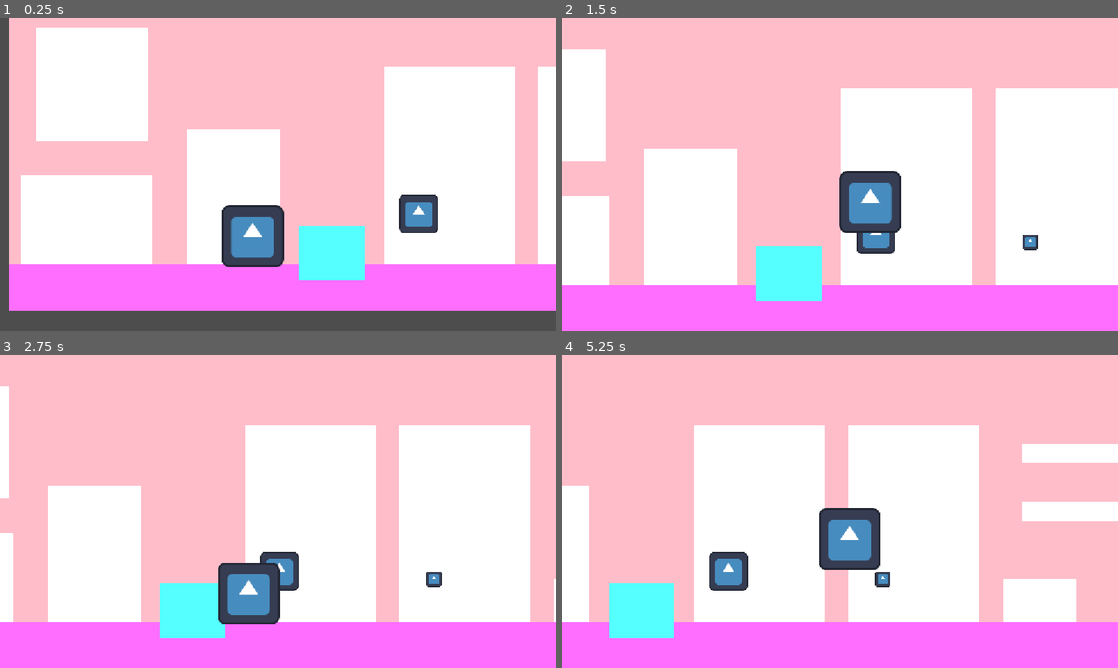
Above: before the commit, frames 1-4 (two rows, left to right).
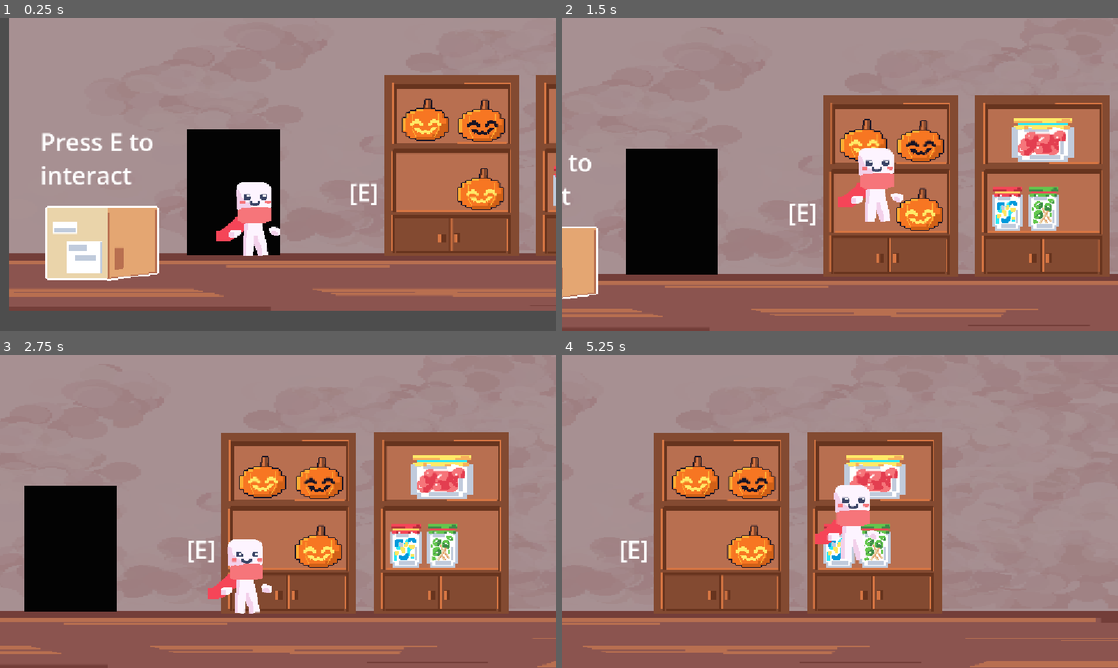
Above: after the commit, the same moments.

Repository: YueqingC/MyCandiesAreGone
Game: Godot game, scene res://Scenes/StorageRoom.tscn
Same seed, same stepped clock (60 frames per second), same inputs: the game is played once before the commit and once after it. The engine's default icon, where the game draws it, is replaced by a stand-in: a white triangle on a blue panel in a dark square.
Inputs:
- Up to frame 1 (0.25 s): no input
- Up to frame 2 (1.5 s): tap E (interact) at 0.5, 0.6, 1.25, 1.35 s; hold Right (ui_right) from 0.53 s (still down); tap Enter (ui_accept) at 0.77 s
- Up to frame 3 (2.75 s): tap Enter (ui_accept) at 1.52 s; tap E (interact) at 2, 2.1 s; release Right (ui_right) at 2.03 s; hold Left (ui_left) from 2.03 s (still down)
- Up to frame 4 (5.25 s): tap E (interact) at 2.75, 2.85, 3.5, 3.6, 4.25, 4.35, 5.1 s; release Left (ui_left) at 2.78 s; hold Right (ui_right) 2.78-4.28 s; tap Enter (ui_accept) at 3.02, 3.77, 4.52 s; hold Left (ui_left) 4.28-5.03 s; hold Right (ui_right) from 5.03 s (still down)

The runs differ from the first frame. In frame 1, 91% of the frame differs, in the area x 1-100%, y 0-94%; in frame 2, 99%; in frame 3, 99%; in frame 4, 99%, in the area x 0-100%, y 0-100%.

Commit message:
yeee

Diff:
--- a/Scenes/StorageRoom.tscn
+++ b/Scenes/StorageRoom.tscn
@@ -2,135 +2,154 @@
 
 [ext_resource type="Texture2D" uid="uid://bd8e5wee8p87x" path="res://icon.svg" id="1_drf7g"]
 [ext_resource type="PackedScene" uid="uid://dbuv8br12d7te" path="res://character/Player.tscn" id="1_p852c"]
+[ext_resource type="Texture2D" uid="uid://cqcvo2qchbo0g" path="res://Assets/canva.png" id="1_q4y2d"]
+[ext_resource type="Texture2D" uid="uid://chxr80fpabdvh" path="res://Assets/Shielf2.png" id="2_ee5gi"]
+[ext_resource type="Texture2D" uid="uid://dc7cn4hql23xu" path="res://Assets/floor.png" id="2_lx3sa"]
+[ext_resource type="Texture2D" uid="uid://csin1l3qxo3ok" path="res://Assets/Pumpkinhalf 3.png" id="2_n07il"]
 [ext_resource type="Script" uid="uid://d2ba13rlpf1aw" path="res://Scenes/pickup_item.gd" id="2_y6nyw"]
+[ext_resource type="Texture2D" uid="uid://ccmsuhrhydym0" path="res://Assets/Pumpkin.png" id="4_0cmbl"]
+[ext_resource type="Texture2D" uid="uid://dfix01m3l52b" path="res://Assets/Pumpkinhalf 2.png" id="4_oo63v"]
+[ext_resource type="Texture2D" uid="uid://c4ek1lpf0y7kw" path="res://Assets/Jar.png" id="7_oo63v"]
+[ext_resource type="Texture2D" uid="uid://dqlkvqd5css1p" path="res://Assets/Box.png" id="7_p6sd5"]
+[ext_resource type="Texture2D" uid="uid://cfog4kcu15lh" path="res://Assets/Flag.png" id="8_lx3sa"]
+[ext_resource type="AudioStream" uid="uid://kdlxx31xthd0" path="res://Assets/sounds/musicStorage.wav" id="13_ysxcl"]
 
 [sub_resource type="RectangleShape2D" id="RectangleShape2D_tq0bp"]
-size = Vector2(2317, 97)
+size = Vector2(2325, 121)
 
 [node name="StorageRoom" type="Node2D" unique_id=1394655108]
 
-[node name="ColorRect" type="ColorRect" parent="." unique_id=1381862715]
+[node name="ColorRect" type="TextureRect" parent="." unique_id=948997405]
 offset_right = 2312.0
 offset_bottom = 648.0
-color = Color(1, 0.7411765, 0.7921569, 1)
-
-[node name="Shelf_Door_Window" type="Node2D" parent="." unique_id=579516447]
-
-[node name="ColorRect2" type="ColorRect" parent="Shelf_Door_Window" unique_id=1812984462]
-offset_left = 1096.0
-offset_top = 144.0
-offset_right = 1368.0
-offset_bottom = 552.0
-
-[node name="ColorRect" type="ColorRect" parent="Shelf_Door_Window" unique_id=267471337]
-offset_left = 776.0
-offset_top = 144.0
-offset_right = 1048.0
-offset_bottom = 552.0
-
-[node name="ColorRect" type="ColorRect" parent="Shelf_Door_Window/ColorRect" unique_id=1603087335]
-layout_mode = 0
-offset_left = -752.0
-offset_top = 224.0
-offset_right = -480.0
-offset_bottom = 408.0
-
-[node name="ColorRect3" type="ColorRect" parent="Shelf_Door_Window" unique_id=444741260]
+scale = Vector2(1.0034894, 0.59648293)
+texture = ExtResource("1_q4y2d")
+
+[node name="ColorRect3" type="ColorRect" parent="." unique_id=444741260]
 offset_left = 368.0
 offset_top = 272.0
 offset_right = 560.0
 offset_bottom = 552.0
-
-[node name="ColorRect4" type="ColorRect" parent="Shelf_Door_Window" unique_id=1218544215]
-offset_left = 56.0
-offset_top = 64.0
-offset_right = 288.0
-offset_bottom = 296.0
+color = Color(0.012617188, 0.012617188, 0.012617188, 1)
+
+[node name="Floor" type="StaticBody2D" parent="." unique_id=391518173]
+
+[node name="CollisionShape2D" type="CollisionShape2D" parent="Floor" unique_id=1408192822]
+position = Vector2(1157.5, 588.5)
+shape = SubResource("RectangleShape2D_tq0bp")
+
+[node name="TextureRect" type="TextureRect" parent="Floor" unique_id=313561847]
+offset_right = 2320.0
+offset_bottom = 648.0
+texture = ExtResource("2_lx3sa")
+expand_mode = 1
+
+[node name="Shelf_Door_Window" type="Node2D" parent="." unique_id=579516447]
+
+[node name="ColorRect2" type="TextureRect" parent="Shelf_Door_Window" unique_id=331866279]
+offset_left = 1088.0
+offset_top = 160.0
+offset_right = 1376.0
+offset_bottom = 536.0
+texture = ExtResource("2_ee5gi")
+expand_mode = 1
+stretch_mode = 5
+
+[node name="ColorRect" type="TextureRect" parent="Shelf_Door_Window" unique_id=982623192]
+offset_left = 776.0
+offset_top = 152.0
+offset_right = 1056.0
+offset_bottom = 544.0
+texture = ExtResource("2_n07il")
+expand_mode = 1
+stretch_mode = 5
+
+[node name="ColorRect4" type="RichTextLabel" parent="Shelf_Door_Window" unique_id=1677068270]
+offset_left = 64.0
+offset_top = 264.0
+offset_right = 320.0
+offset_bottom = 496.0
+theme_override_font_sizes/normal_font_size = 50
+text = "Press E to interact"
 
 [node name="ColorRect5" type="ColorRect" parent="Shelf_Door_Window" unique_id=907170539]
+visible = false
 offset_left = 1416.0
 offset_top = 464.0
 offset_right = 1568.0
 offset_bottom = 552.0
 
-[node name="ColorRect6" type="ColorRect" parent="Shelf_Door_Window" unique_id=789400754]
-offset_left = 1456.0
-offset_top = 184.0
-offset_right = 1832.0
-offset_bottom = 224.0
-
-[node name="ColorRect7" type="ColorRect" parent="Shelf_Door_Window" unique_id=1919507962]
-offset_left = 1456.0
-offset_top = 304.0
-offset_right = 1832.0
-offset_bottom = 344.0
-
-[node name="ColorRect7" type="ColorRect" parent="Shelf_Door_Window/ColorRect7" unique_id=869723391]
-layout_mode = 0
-offset_left = 408.0
-offset_top = -120.0
-offset_right = 682.8415
-offset_bottom = -80.0
-rotation = 1.5707964
-
-[node name="ColorRect7" type="ColorRect" parent="Shelf_Door_Window/ColorRect7/ColorRect7" unique_id=682389376]
-layout_mode = 0
-offset_left = 272.0
-offset_top = -120.0
-offset_right = 398.30515
-offset_bottom = -80.0
-rotation = 1.5707964
-
-[node name="Floor" type="StaticBody2D" parent="." unique_id=391518173]
-
-[node name="ColorRect" type="ColorRect" parent="Floor" unique_id=128710256]
-offset_top = 552.0
-offset_right = 2320.0
-offset_bottom = 648.0
-color = Color(1, 0.43137255, 1, 1)
-
-[node name="CollisionShape2D" type="CollisionShape2D" parent="Floor" unique_id=1408192822]
-position = Vector2(1153.5, 600.5)
-shape = SubResource("RectangleShape2D_tq0bp")
-
-[node name="boxes" type="Node2D" parent="." unique_id=762352950]
-
-[node name="ColorRect" type="ColorRect" parent="boxes" unique_id=132290925]
-offset_left = 600.0
-offset_top = 472.0
-offset_right = 736.0
-offset_bottom = 585.0
-color = Color(0.33333334, 1, 1, 1)
+[node name="pumpkinHint" type="TextureRect" parent="." unique_id=1560412012]
+offset_left = 808.0
+offset_top = 344.0
+offset_right = 917.0
+offset_bottom = 444.0
+texture = ExtResource("4_oo63v")
+expand_mode = 1
+stretch_mode = 4
+
+[node name="flagsHint" type="Sprite2D" parent="." unique_id=1223366220]
+modulate = Color(4.4366417, 4.4366417, 4.4366417, 0.4862745)
+position = Vector2(2096, 119.999985)
+scale = Vector2(0.824, 0.576)
+texture = ExtResource("8_lx3sa")
+
+[node name="candyJarHint" type="TextureRect" parent="." unique_id=1444834000]
+modulate = Color(1.2851664, 1.803205, 1.5061961, 0.46666667)
+texture_filter = 1
+offset_left = 1272.0
+offset_top = 352.0
+offset_right = 1400.0
+offset_bottom = 532.0
+scale = Vector2(0.54650724, 0.510398)
+texture = ExtResource("7_oo63v")
 
 [node name="Items" type="Node2D" parent="." unique_id=358770358]
 
 [node name="pumpkin" type="Sprite2D" parent="Items" unique_id=1477894307]
-position = Vector2(848, 447.99997)
-scale = Vector2(0.625, 0.625)
-texture = ExtResource("1_drf7g")
+position = Vector2(184.00006, 504)
+scale = Vector2(0.5546878, 0.55232567)
+texture = ExtResource("4_0cmbl")
 script = ExtResource("2_y6nyw")
 
 [node name="lamp" type="Sprite2D" parent="Items" unique_id=724769437]
+visible = false
 position = Vector2(1920, 392)
 scale = Vector2(0.390625, 0.390625)
 texture = ExtResource("1_drf7g")
 
 [node name="candyJar" type="Sprite2D" parent="Items" unique_id=1482802397]
-position = Vector2(1168, 464.00003)
-scale = Vector2(0.24414063, 0.24414063)
-texture = ExtResource("1_drf7g")
+texture_filter = 1
+position = Vector2(257, 508)
+scale = Vector2(0.54650724, 0.510398)
+texture = ExtResource("7_oo63v")
 
 [node name="flags" type="Sprite2D" parent="Items" unique_id=2076190542]
-position = Vector2(2152, 384)
-scale = Vector2(0.5762931, 0.57629395)
-texture = ExtResource("1_drf7g")
+position = Vector2(165.99998, 497)
+scale = Vector2(0.22529468, 0.168147)
+texture = ExtResource("8_lx3sa")
+
+[node name="boxes" type="Node2D" parent="." unique_id=762352950]
+
+[node name="ColorRect" type="TextureRect" parent="boxes" unique_id=1644637814]
+offset_left = 72.0
+offset_top = 432.0
+offset_right = 312.0
+offset_bottom = 586.0
+texture = ExtResource("7_p6sd5")
+expand_mode = 1
+stretch_mode = 5
 
 [node name="SnapPoints" type="Node2D" parent="." unique_id=1310852148]
 position = Vector2(848, 447.99997)
 scale = Vector2(0.625, 0.625)
 
 [node name="pumpkin_spot" type="Marker2D" parent="SnapPoints" unique_id=462807544]
-position = Vector2(0, 12.800049)
+position = Vector2(25.599998, -89.599945)
+scale = Vector2(1.5999999, 1.5999999)
+
+[node name="pumpkin_interact_spot" type="Marker2D" parent="SnapPoints" unique_id=597000558]
+position = Vector2(9.599998, 70.40005)
 scale = Vector2(1.5999999, 1.5999999)
 
 [node name="lamp_spot" type="Marker2D" parent="SnapPoints" unique_id=577406238]
@@ -138,15 +157,19 @@
 scale = Vector2(1.5999999, 1.5999999)
 
 [node name="candyJar_spot" type="Marker2D" parent="SnapPoints" unique_id=360728826]
-position = Vector2(511.99997, 25.600048)
+position = Vector2(737.6, -78.39995)
+scale = Vector2(1.5999999, 1.5999999)
+
+[node name="candyJar_interact_spot" type="Marker2D" parent="SnapPoints" unique_id=132708995]
+position = Vector2(742.4001, 89.60005)
 scale = Vector2(1.5999999, 1.5999999)
 
 [node name="flags_spot" type="Marker2D" parent="SnapPoints" unique_id=175862618]
-position = Vector2(2086.4, -102.39996)
+position = Vector2(1996.8, -523.19995)
 scale = Vector2(1.5999999, 1.5999999)
 
 [node name="flags_interact_spot" type="Marker2D" parent="SnapPoints" unique_id=1152807191]
-position = Vector2(2086.4, 64.000046)
+position = Vector2(1999.9999, 59.200047)
 scale = Vector2(1.5999999, 1.5999999)
 
 [node name="Node2D3" type="Node2D" parent="." unique_id=1713521670]
@@ -156,4 +179,24 @@
 position = Vector2(504, 480)
 
 [node name="Marker2D" type="Marker2D" parent="." unique_id=997025093]
-position = Vector2(0, 648)
+position = Vector2(2320, 384)
+
+[node name="ColorRect7" type="RichTextLabel" parent="." unique_id=914755287]
+offset_left = 2008.0
+offset_top = 444.0
+offset_right = 2080.0
+offset_bottom = 524.0
+theme_override_font_sizes/normal_font_size = 50
+text = "[E]"
+
+[node name="ColorRect6" type="RichTextLabel" parent="." unique_id=482945169]
+offset_left = 704.0
+offset_top = 368.0
+offset_right = 776.0
+offset_bottom = 448.0
+theme_override_font_sizes/normal_font_size = 50
+text = "[E]"
+
+[node name="AudioStreamPlayer2D" type="AudioStreamPlayer2D" parent="." unique_id=981569707]
+stream = ExtResource("13_ysxcl")
+autoplay = true
--- a/character/Player.tscn
+++ b/character/Player.tscn
@@ -1,24 +1,27 @@
 [gd_scene format=3 uid="uid://dbuv8br12d7te"]
 
 [ext_resource type="Script" uid="uid://ch8cdntatb044" path="res://character/player.gd" id="1_lvecp"]
-[ext_resource type="Texture2D" uid="uid://bd8e5wee8p87x" path="res://icon.svg" id="1_mceog"]
+[ext_resource type="Texture2D" uid="uid://dmmgx7241wodq" path="res://Assets/Player.png" id="2_lvecp"]
 
 [sub_resource type="CapsuleShape2D" id="CapsuleShape2D_tq0bp"]
 radius = 55.0
-height = 118.0
+height = 144.0
 
 [node name="Player" type="CharacterBody2D" unique_id=1071158097]
 script = ExtResource("1_lvecp")
 
 [node name="Sprite2D" type="Sprite2D" parent="." unique_id=2051219084]
-texture = ExtResource("1_mceog")
+position = Vector2(-9, -22)
+scale = Vector2(0.42088607, 0.3564815)
+texture = ExtResource("2_lvecp")
 
 [node name="CollisionShape2D" type="CollisionShape2D" parent="." unique_id=219986960]
-position = Vector2(0, -1)
+position = Vector2(2, -25)
 shape = SubResource("CapsuleShape2D_tq0bp")
 
 [node name="Camera2D" type="Camera2D" parent="." unique_id=1617328009]
 limit_left = 0
+limit_right = 2320
 limit_bottom = 648
 limit_smoothed = true
 position_smoothing_enabled = true
--- a/character/player.gd
+++ b/character/player.gd
@@ -1,7 +1,7 @@
 extends CharacterBody2D
 
 
-const SPEED = 350.0
+const SPEED = 400.0
 const JUMP_VELOCITY = -500.0
 const interaction = 50
 
@@ -22,7 +22,12 @@
 ]
 
 @onready var flags_interact_spot = $"../SnapPoints/flags_interact_spot"
+@onready var candyJar_interact_spot = $"../SnapPoints/canyJar_interact_spot"
+@onready var pumpkin_interact_spot = $"../SnapPoints/pumpkin_interact_spot"
 
+@onready var pumpkinHint = $"../pumpkinHint"
+@onready var candyJarHint = $"../candyJarHint"
+@onready var flagsHint = $"../flagsHint"
 
 func _physics_process(delta: float) -> void:
 
@@ -45,6 +50,16 @@
 	move_and_slide()
 
 func _process(_delta):
+	if global_position.x <= 0:
+		global_position.x = 0
+	elif global_position.x >= 2320:
+		global_position.x = 2320
+
+
+	pumpkinHint.visible = (holding == 0)
+	candyJarHint.visible = (holding == 2)
+	flagsHint.visible = (holding == 3)
+
 	if holding != -1:
 		items[holding].global_position = global_position + Vector2(0, -24)
 
@@ -61,19 +76,34 @@
 		else:
 			var target = spots[holding].global_position
 			print("Currently holding pumpkin!")
+			if holding == 0:
+				print("true")
+				target = pumpkin_interact_spot.global_position
+			if holding == 1:
+				print("true")
+				target = candyJar_interact_spot.global_position
 			if holding == 3:
+				print("true")
 				target = flags_interact_spot.global_position
 
 			if (global_position.distance_to(target) <= interaction):
 				items[holding].global_position = spots[holding].global_position
+				if holding == 3:
+					items[holding].scale = Vector2(0.767, 0.576)
 				items[holding].z_index = 0
 				placed[holding] = true
 				print("Placed")
+				pumpkinHint.visible = false
+				candyJarHint.visible = false
+				flagsHint.visible = false
 				holding = -1
 			else:
 				print("too far")
 
 func _ready():
+	pumpkinHint.visible = false
+	candyJarHint.visible = false
+	flagsHint.visible = false
 	print("Flags interaction point: ", flags_interact_spot)
 	for i in range(items.size()):
 		print("Item ", i, ": ", items[i])
Binary file added: Assets/Box.png
Not shown, added: Assets/Box.png.import
Binary file added: Assets/Boxopened.png
Not shown, added: Assets/Boxopened.png.import
Binary file added: Assets/Flag.png
Not shown, added: Assets/Flag.png.import
Binary file added: Assets/Jar.png
Not shown, added: Assets/Jar.png.import
Binary file added: Assets/Player.png
Not shown, added: Assets/Player.png.import
Binary file added: Assets/Pumpkin.png
Not shown, added: Assets/Pumpkin.png.import
(and 16 more such lines)
